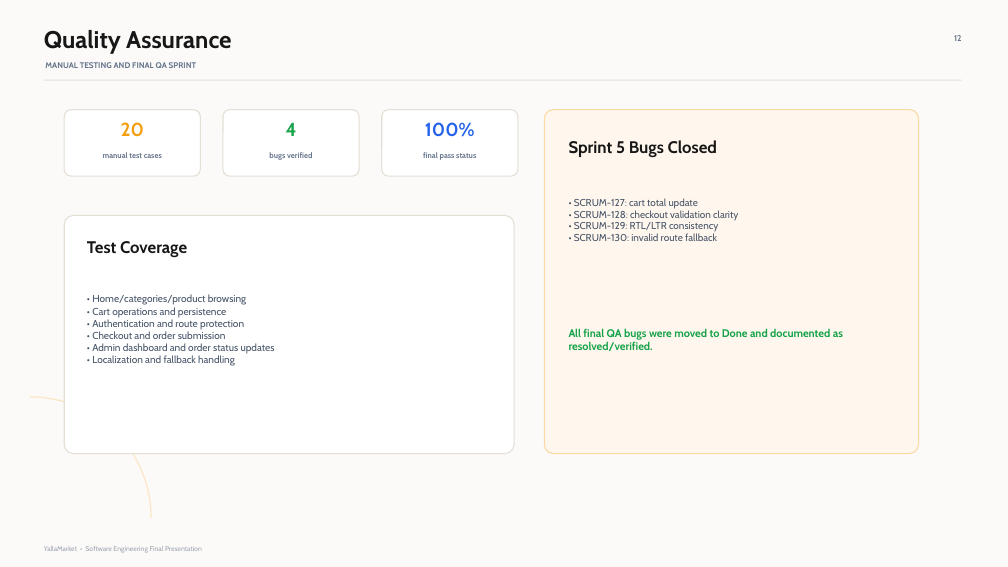
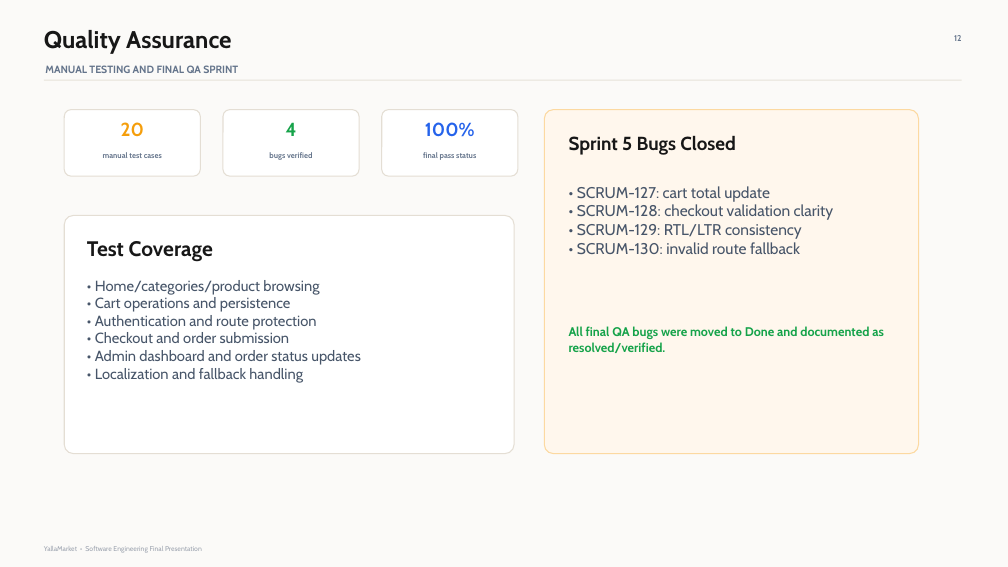
Before and after one commit to BaraaMasri99/yallaMarket, a slide deck: slide 14 of docs/PowerPoint/YallaMarket_Final_Presentation.pptx (slide 12 before the commit). Drawn at 1008x567 pixels with LibreOffice and Linux fonts; fonts in the diff are those of the drawing. Boxes give left, top, right and bottom in pixels: in the first picture for what was removed or moved away, otherwise in the second. Text is boxed around its words. In the diff, an @@ line names an element or a change of style, - is before the commit and + after.

Commit message:
update the cartItem and somethings

```diff
--- a/docs/PowerPoint/YallaMarket_Final_Presentation.pptx
+++ b/docs/PowerPoint/YallaMarket_Final_Presentation.pptx
@@ arc (boxed as its full ellipse) removed at <box>734,0,1008,268</box> @@
@@ text "MANUAL TESTING AND FINAL QA ..." at <box>45,65,238,73</box>: size 7.8 to 10 pt @@
@@ text "Sprint 5 Bugs Closed" at <box>569,136,736,155</box>: size 16 to 18 pt @@
@@ text "• SCRUM-127: cart total update ..." at <box>577,186,833,254</box>: size 9.5 to 14.8 pt @@
@@ text "Test Coverage" at <box>87,241,213,262</box>: size 16 to 20 pt @@
@@ text "• Home/categories/product browsing • Cart ..." at <box>95,280,361,383</box>: size 9.6 to 14 pt @@
@@ text "All final QA bugs were ..." at <box>569,326,884,353</box>: size 10.5 to 12 pt @@
@@ arc (boxed as its full ellipse) removed at <box>0,397,151,567</box> @@
```
Also in this commit, not shown: 13 other slides changed, 4 slides added, 2 slides removed, 15 other files.
